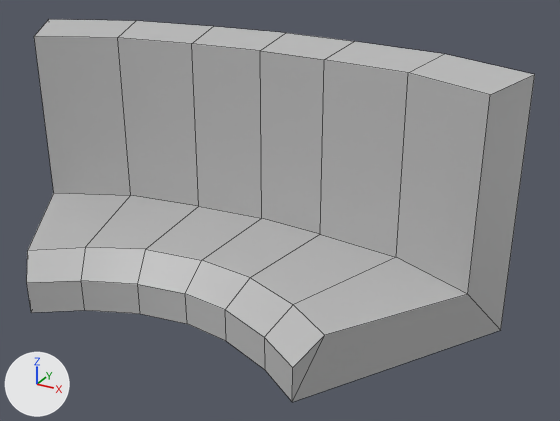
The FBX model SpaceZork/Assets/Models/Desk.fbx, before and after one commit.
Camera for both pictures: a camera (50 mm lens) standing at (0.102, -0.1477, 0.1051) and looking at (0.0138, 0.0126, 0.0249). The lights are fixed; the arrows at lower left show +X, +Y and +Z. Mesh edges are drawn as thin lines. Where no turn or scale is listed for an object, it has been applied to the vertices.

Objects in the first picture: 'Desk'.
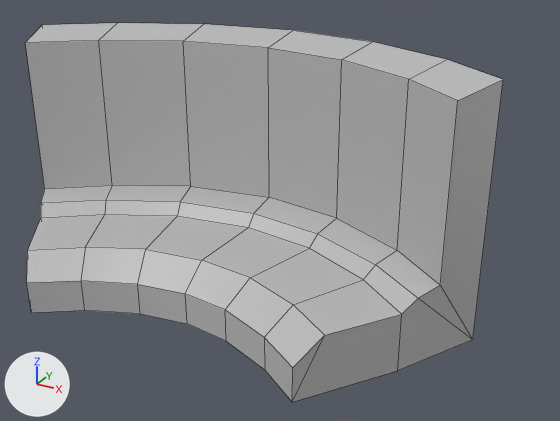
What differs and where, as boxes [x1, y1, x2, y2] in the pictures (560 x 421 px):
'Desk', reshaped
    before: [27, 19, 535, 402]
    after: [25, 23, 503, 402]
part 1 of me_mesh, built on
    before: [34, 19, 535, 330]
    after: [25, 23, 503, 370]

The change, as a diff of the scene's bpy script:
```diff
--- a/SpaceZork/Assets/Models/Desk.fbx.py
+++ b/SpaceZork/Assets/Models/Desk.fbx.py
@@ me_mesh @@
 # used by ob_desk; location = (0.0, 0.0, 0.0)
-me_mesh.from_pydata(...)  # 44 vertices, 36 faces; spans x -0.0704..0.0704, y -0.0264..0.0394, z 0.0..0.0646
+me_mesh.from_pydata(...)  # 60 vertices, 52 faces; spans x -0.0655..0.0655, y -0.0264..0.0436, z -0.0001..0.0646
+# me_mesh part 1
+# 8 faces are deleted
+# 23 vertices move from x -0.0704..0.0704, y 0.0114..0.0394, z 0.0..0.0646 to x -0.0655..0.0655, y -0.0047..0.0436, z -0.0001..0.0646
+# 9 vertices are added at x -0.0655..0.0655, y -0.0017..0.0213, z 0.0..0.018
+# 7 new vertices lie (0.0, 0.0, -0.0426) away from vertices in x -0.0643..0.0643, y 0.0114..0.0255, z 0.0623
+# 24 new faces join them
 me_mesh.materials.append(mat_lambert2)
```
